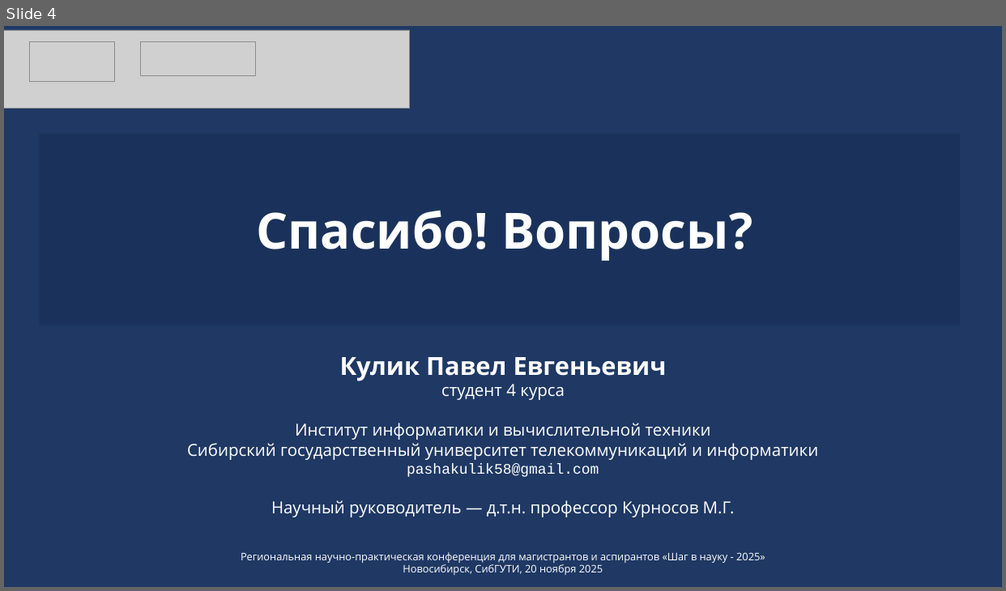
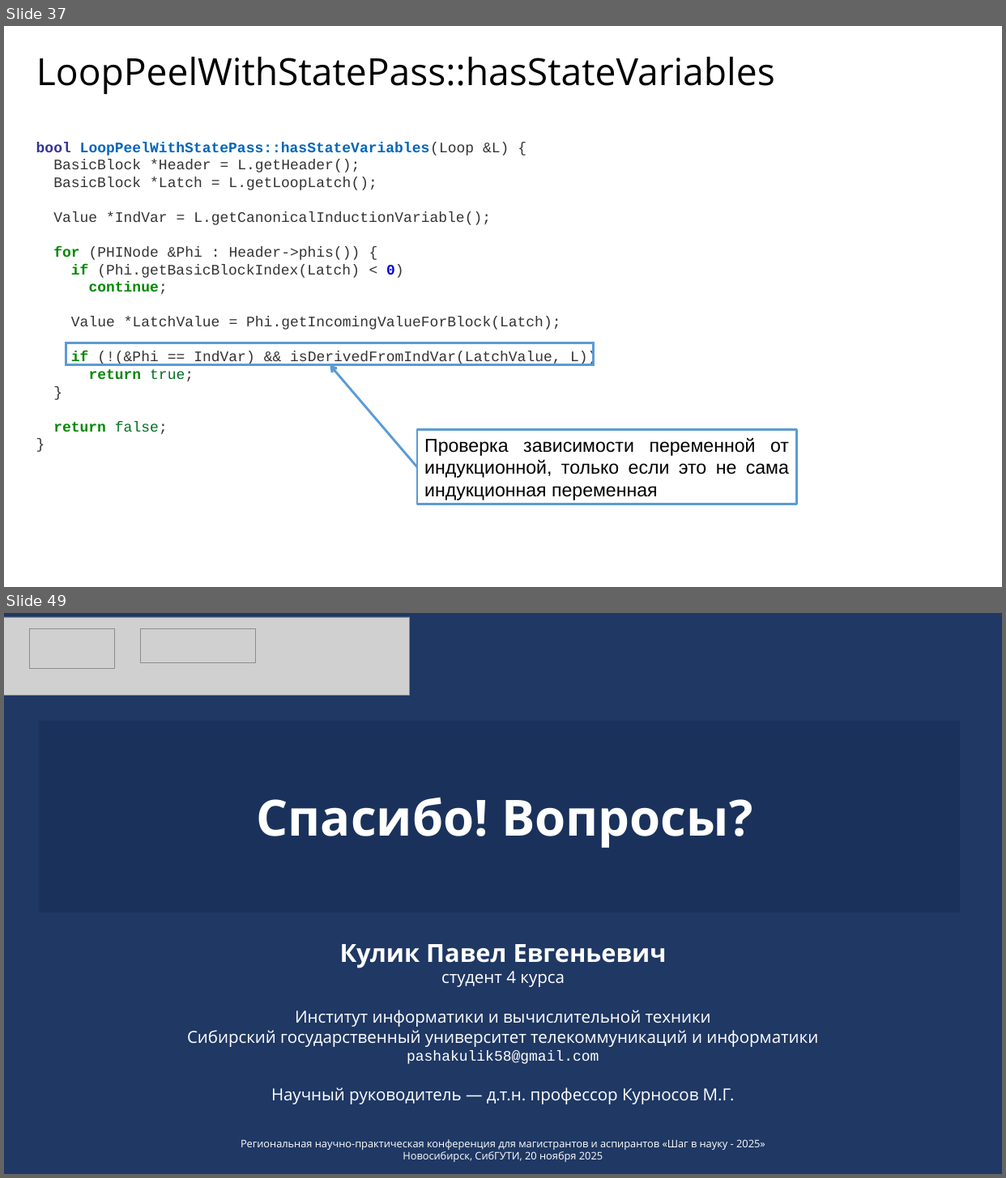
Before and after one commit to pahansan/step_in_science, a slide deck: presentation.pptx. Shown one above the other, each under a label of ours: slide 4 before the commit, slides 37 and 49 after it; the slides between them are not shown. The pictures are 1006x591 and 1006x1178 pixels, drawn with LibreOffice and Linux fonts; fonts in the diff are those of the drawing; grey boxes stand for pictures. Boxes give left, top, right and bottom in pixels: in the first picture for what was removed or moved away, otherwise in the second. Text is boxed around its words. In the diff, an @@ line names an element or a change of style, - is before the commit and + after.

```diff
--- a/presentation.pptx
+++ b/presentation.pptx
@@ slide 37 added at (4, 26, 1002, 587), background #FFFFFF @@
@@ text added at (36, 57, 775, 94), 36 pt, text #000000 @@
+LoopPeelWithStatePass::hasStateVariables
@@ text added at (36, 142, 596, 434), 14 pt, text #333333 @@
+bool LoopPeelWithStatePass::hasStateVariables(Loop &L) {
+BasicBlock *Header = L.getHeader();
+BasicBlock *Latch = L.getLoopLatch();
+Value *IndVar = L.getCanonicalInductionVariable();
+for (PHINode &Phi : Header->phis()) {
+if (Phi.getBasicBlockIndex(Latch) < 0)
+continue;
+Value *LatchValue = Phi.getIncomingValueForBlock(Latch);
+if (!(&Phi == IndVar) && isDerivedFromIndVar(LatchValue, L))
+return true;
+}
+return false;
+}
@@ rectangle added at (66, 344, 594, 365), outline #5B9BD5 2.25 pt @@
@@ arrow added from (417, 467) to (330, 365), #5B9BD5 2.25 pt @@
@@ rectangle added at (417, 430, 797, 506), outline #5B9BD5 2.25 pt, 18 pt, text #000000 @@
+Проверка зависимости переменной от индукционной, только если это не сама индукционная переменная
@@ what was slide 4 is now slide 49 @@
```
Also in this commit, not shown: 1 slide changed, 44 other slides added.
